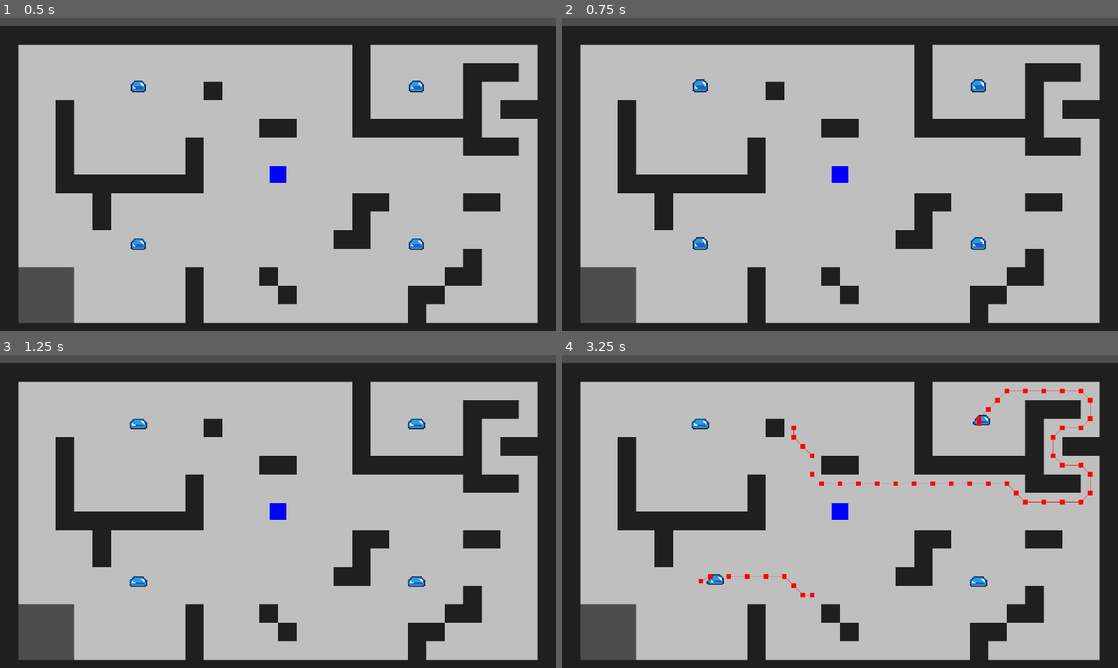
Above: before the commit, frames 1-4 (two rows, left to right).
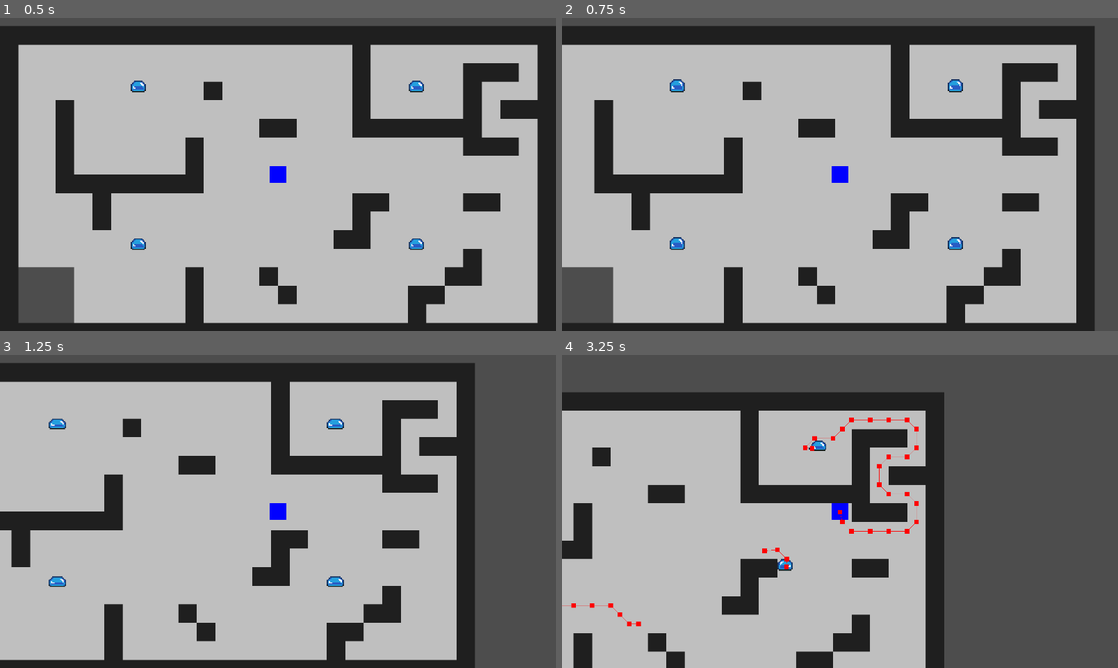
Above: after the commit, the same moments.

Repository: Marshmallows7920/Comp-2060
Game: Godot game, scene res://Scenes/Levels/enemy_test_scene.tscn
Same seed, same stepped clock (60 frames per second), same inputs: the game is played once before the commit and once after it. This scene is started directly instead of the project's main scene.
Inputs:
- Up to frame 1 (0.5 s): no input
- Up to frame 2 (0.75 s): hold Right (MoveRight) from 0.53 s (still down)
- Up to frame 3 (1.25 s): keep holding Right (MoveRight)
- Up to frame 4 (3.25 s): release Right (MoveRight) at 1.28 s; hold Down (MoveDown) 1.28-2.03 s; hold Right (MoveRight) 2.03-2.78 s; hold Up (MoveUp) from 2.78 s (still down)

Frame 1 is identical in both runs. In frame 2, 26% of the frame differs, in the area x 0-100%, y 2-100%; in frame 3, 36%; in frame 4, 61%.

Commit message:
updated input map

Diff:
--- a/Scripts/player.gd
+++ b/Scripts/player.gd
@@ -6,17 +6,19 @@
 
 
 func _physics_process(delta):
-	var directionX = Input.get_axis("move_left", "move_right")
+	var directionX = Input.get_axis("MoveLeft", "MoveRight")
 	if directionX:
-		velocity.x = directionX * SPEED
+		velocity.x = directionX
 	else:
-		velocity.x = move_toward(velocity.x, 0, SPEED)
+		velocity.x = 0
 
-	var directionY = Input.get_axis("move_up", "move_down")
+	var directionY = Input.get_axis("MoveUp", "MoveDown")
 	if directionY:
-		velocity.y = directionY * SPEED
+		velocity.y = directionY
 	else:
-		velocity.y = move_toward(velocity.y, 0, SPEED)
+		velocity.y = 0
+
+	velocity = velocity.normalized() * SPEED
 
 	move_and_slide()
 
--- a/project.godot
+++ b/project.godot
@@ -30,44 +30,28 @@
 
 [input]
 
-move_left={
-"deadzone": 0.5,
-"events": [Object(InputEventKey,"resource_local_to_scene":false,"resource_name":"","device":-1,"window_id":0,"alt_pressed":false,"shift_pressed":false,"ctrl_pressed":false,"meta_pressed":false,"pressed":false,"keycode":0,"physical_keycode":65,"key_label":0,"unicode":97,"echo":false,"script":null)
-]
-}
-move_right={
-"deadzone": 0.5,
-"events": [Object(InputEventKey,"resource_local_to_scene":false,"resource_name":"","device":-1,"window_id":0,"alt_pressed":false,"shift_pressed":false,"ctrl_pressed":false,"meta_pressed":false,"pressed":false,"keycode":0,"physical_keycode":68,"key_label":0,"unicode":100,"echo":false,"script":null)
-]
-}
-move_up={
-"deadzone": 0.5,
-"events": [Object(InputEventKey,"resource_local_to_scene":false,"resource_name":"","device":-1,"window_id":0,"alt_pressed":false,"shift_pressed":false,"ctrl_pressed":false,"meta_pressed":false,"pressed":false,"keycode":0,"physical_keycode":87,"key_label":0,"unicode":119,"echo":false,"script":null)
-]
-}
-move_down={
-"deadzone": 0.5,
-"events": [Object(InputEventKey,"resource_local_to_scene":false,"resource_name":"","device":-1,"window_id":0,"alt_pressed":false,"shift_pressed":false,"ctrl_pressed":false,"meta_pressed":false,"pressed":false,"keycode":0,"physical_keycode":83,"key_label":0,"unicode":115,"echo":false,"script":null)
-]
-}
 MoveUp={
 "deadzone": 0.5,
 "events": [Object(InputEventKey,"resource_local_to_scene":false,"resource_name":"","device":-1,"window_id":0,"alt_press …(182 unchanged characters)…
+, Object(InputEventKey,"resource_local_to_scene":false,"resource_name":"","device":-1,"window_id":0,"alt_pressed":false,"shift_pressed":false,"ctrl_pressed":false,"meta_pressed":false,"pressed":false,"keycode":0,"physical_keycode":87,"key_label":0,"unicode":119,"echo":false,"script":null)
 ]
 }
 MoveDown={
 "deadzone": 0.5,
 "events": [Object(InputEventKey,"resource_local_to_scene":false,"resource_name":"","device":-1,"window_id":0,"alt_press …(182 unchanged characters)…
+, Object(InputEventKey,"resource_local_to_scene":false,"resource_name":"","device":-1,"window_id":0,"alt_pressed":false,"shift_pressed":false,"ctrl_pressed":false,"meta_pressed":false,"pressed":false,"keycode":0,"physical_keycode":83,"key_label":0,"unicode":115,"echo":false,"script":null)
 ]
 }
 MoveLeft={
 "deadzone": 0.5,
 "events": [Object(InputEventKey,"resource_local_to_scene":false,"resource_name":"","device":-1,"window_id":0,"alt_press …(182 unchanged characters)…
+, Object(InputEventKey,"resource_local_to_scene":false,"resource_name":"","device":-1,"window_id":0,"alt_pressed":false,"shift_pressed":false,"ctrl_pressed":false,"meta_pressed":false,"pressed":false,"keycode":0,"physical_keycode":65,"key_label":0,"unicode":97,"echo":false,"script":null)
 ]
 }
 MoveRight={
 "deadzone": 0.5,
 "events": [Object(InputEventKey,"resource_local_to_scene":false,"resource_name":"","device":-1,"window_id":0,"alt_press …(182 unchanged characters)…
+, Object(InputEventKey,"resource_local_to_scene":false,"resource_name":"","device":-1,"window_id":0,"alt_pressed":false,"shift_pressed":false,"ctrl_pressed":false,"meta_pressed":false,"pressed":false,"keycode":0,"physical_keycode":68,"key_label":0,"unicode":100,"echo":false,"script":null)
 ]
 }
 Attack={
